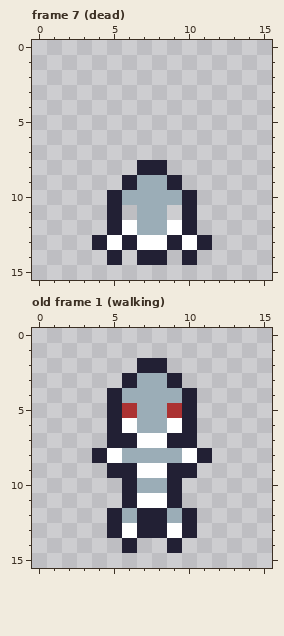
Pixel-art file: enemey.aseprite. Above: the version before the commit.
16x16 pixels, 7 frames. Shown: frame 7 (dead), old frame 1 (walking). The commit also changed other frames, which this record leaves out.
After:
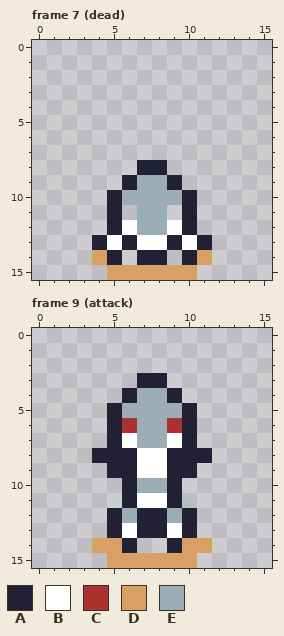
Palette (. is transparent): A #222034  B #ffffff  C #ac3232  D #d9a066  E #9badb7
A new or re-ordered frame is compared with the old frame closest to it.
Changes in this commit:
frames 7 -> 12
Frame 7 (dead):
Colour D now appears in row 14 at x 4 and 11; in row 15 at x 5 to 10.
Frame 9 (attack) is new; against old frame 1 (walking):
The author changed colour B to colour A in row 8 at x 5 and 10.
The author changed colour E to colour A in row 3 at x 7 to 8; in row 4 at x 6 and 9; in row 8 at x 6 and 9.
The author changed colour A to colour B in row 7 at x 6 and 9.
The author changed colour E to colour B in row 8 at x 7 to 8.
The author changed colour B to colour C in row 6 at x 6 and 9.
Colour D now appears in row 14 at x 4 to 5 and 10 to 11; in row 15 at x 5 to 10.
The author changed colour B to colour E in row 7 at x 7 to 8.
The author changed colour C to colour E in row 5 at x 6 and 9.
Colour A is gone in row 2 at x 7 to 8; in row 3 at x 6 and 9; in row 4 at x 5 and 10.
Pixel boxes of the changes (left, top, right, bottom) in both pictures:
added: (92, 250, 212, 280)
changed: (107, 358, 197, 463)
added: (92, 538, 212, 568)
